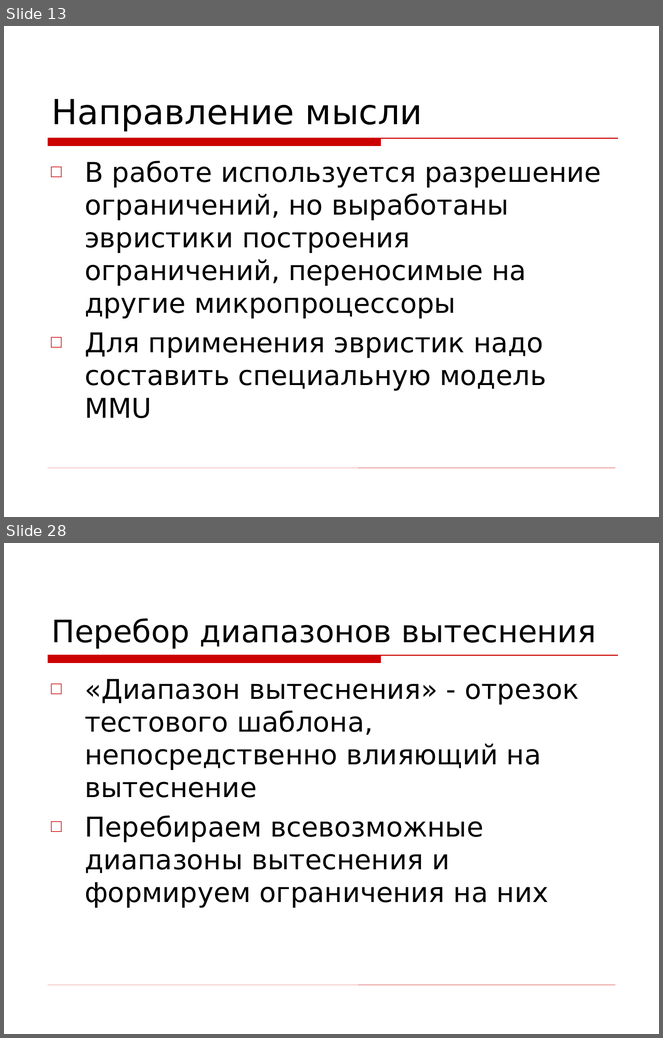
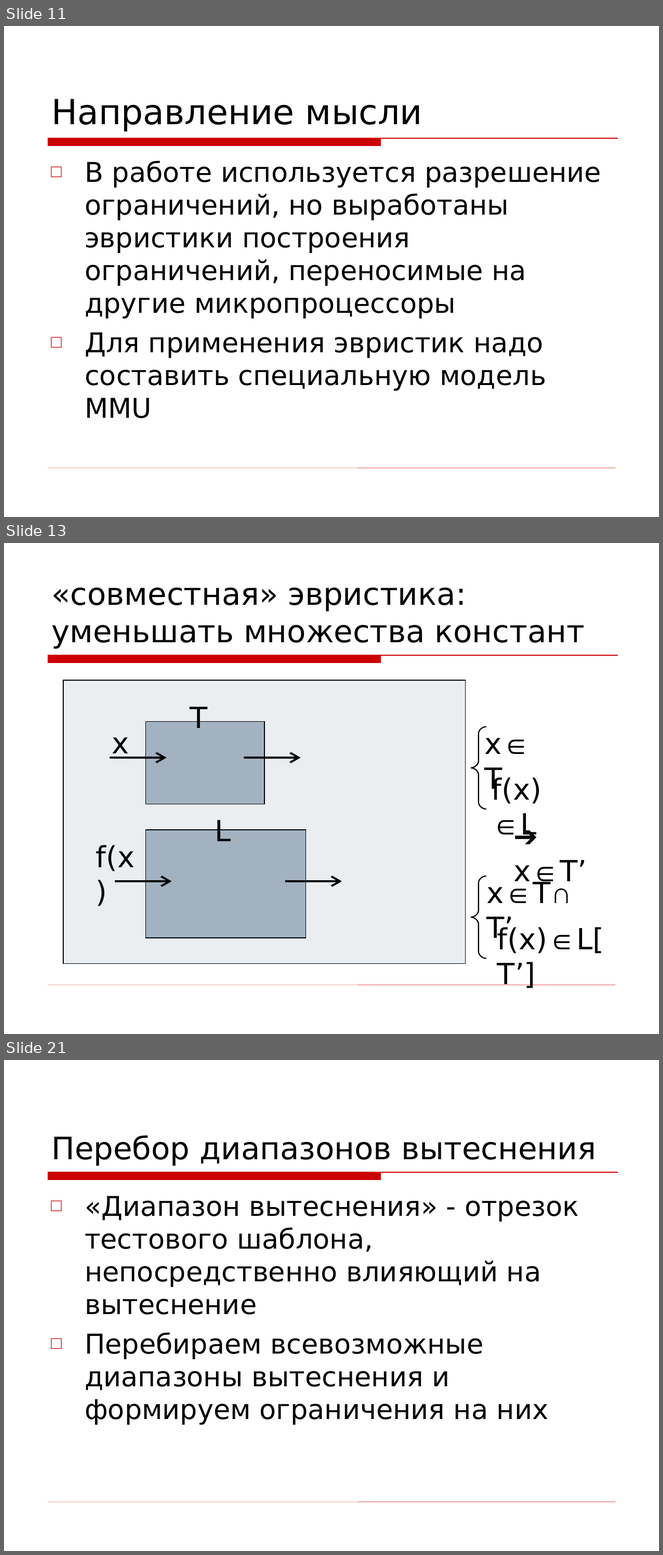
Before and after one commit to kornevgen/tesla-project, a slide deck: papers/THESIS/talks/Oct13 - ISP/isp-slides.ppt. Shown one above the other, each under a label of ours: slides 13 and 28 before the commit, slides 11, 13 and 21 after it; the slides between them are not shown. The pictures are 663x1038 and 663x1555 pixels, drawn with LibreOffice and Linux fonts; fonts in the diff are those of the drawing; background and template pictures are left out. Boxes give left, top, right and bottom in pixels: in the first picture for what was removed or moved away, otherwise in the second. Text is boxed around its words. In the diff, an @@ line names an element or a change of style, - is before the commit and + after.

```diff
--- a/papers/THESIS/talks/Oct13 - ISP/isp-slides.ppt
+++ b/papers/THESIS/talks/Oct13 - ISP/isp-slides.ppt
@@ slide 13 added at box(4, 543, 659, 1034), background picture (left out); not listed: 2 template elements that a slide beside it also shows @@
@@ title added at box(52, 587, 585, 649), 34 pt, text #000000 @@
+«совместная» эвристика: уменьшать множества констант
@@ rectangle added at box(63, 681, 465, 964), fill #A3B2C1 at 22% opacity, outline #000000 0.74 pt @@
@@ text added at box(190, 704, 208, 728), 32 pt, text #000000 @@
+T
@@ rectangle added at box(145, 722, 264, 805), fill #A3B2C1, outline #000000 0.74 pt @@
@@ freeform shape added at box(471, 727, 487, 810), outline #000000 1.25 pt @@
@@ text added at box(112, 737, 129, 759), 32 pt, text #000000 @@
+x
@@ text added at box(485, 738, 536, 989), 32 pt, text #000000 @@
+➔ x∈T’
@@ arrow added from (110, 758) to (166, 758), #000000 2.24 pt @@
@@ arrow added from (244, 758) to (301, 758), #000000 2.24 pt @@
@@ text added at box(485, 768, 542, 843), 32 pt, text #000000 @@
+f(x)∈L
@@ text added at box(215, 818, 231, 841), 32 pt, text #000000 @@
+L
@@ rectangle added at box(145, 830, 306, 938), fill #A3B2C1, outline #000000 0.74 pt @@
@@ text added at box(96, 845, 135, 872), 32 pt, text #000000 @@
+f(x)
@@ text added at box(487, 860, 587, 903), 32 pt, text #000000 @@
+x∈T∩T’
@@ arrow added from (115, 882) to (172, 882), #000000 2.24 pt @@
@@ arrow added from (285, 882) to (342, 882), #000000 2.24 pt @@
@@ freeform shape added at box(471, 876, 487, 959), outline #000000 1.25 pt @@
@@ text added at box(487, 880, 572, 944), 32 pt, text #000000 @@
+x∈T
@@ text added at box(497, 927, 605, 954), 32 pt, text #000000 @@
+f(x)∈L[T’]
@@ what was slide 13 is now slide 11 @@
@@ what was slide 28 is now slide 21 @@
```
Also in this commit, not shown: 9 slides changed, 10 other slides added, 18 slides removed.
